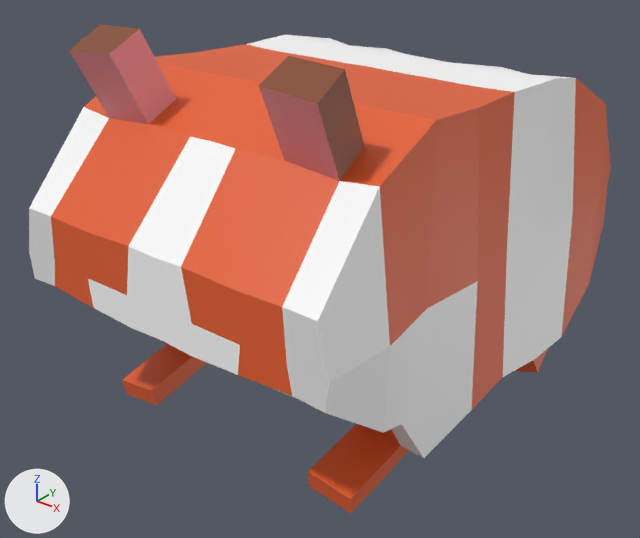
Renders of the FBX model 仕様書/モデル作成/モルモット/ボーンあり(アニメーションあり)/morumotto.fbx from each side of a commit.
Rendered twice from a 50 mm lens placed at (2.177, -3.023, 1.504), pointed at (-0.025, -0.27, -0.203). The axes (+X, +Y, +Z) are drawn at lower left. The lights are the same throughout. Where no turn or scale is listed for an object, it has been applied to the vertices.

The first picture shows 'モルモット'.
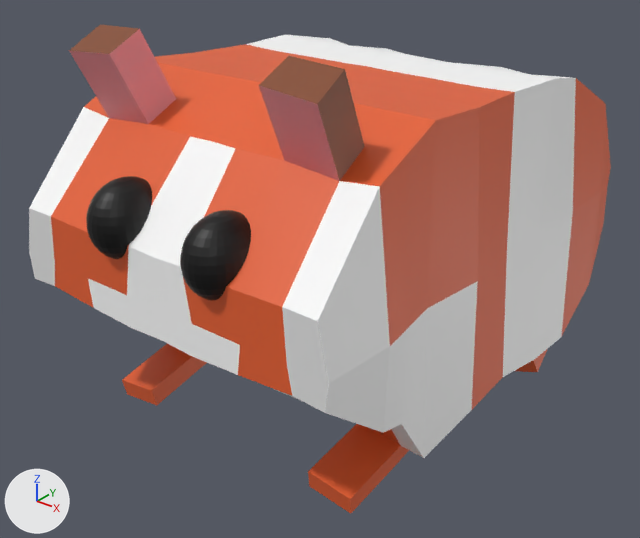
Pixel boxes (x1, y1, x2, y2) of what changed, in the pictures (640 x 538 px):
'左目', added (black): after (180, 210, 251, 300)
'右目', added (black): after (86, 176, 152, 259)

The edits, one by one:
Material 'eye_color' (mat_eye_color) is new.
Its base color is (0.0, 0.0, 0.0) (black #000000).
Mesh me_球_001 is new.
It has 329 vertices, 313 faces and spans x -0.115..0.117, y -0.161..0.134, z -0.191..0.112.
It uses material mat_eye_color (black #000000).
Object '左目' (ob_左目) is new; it shows me_球_001.
Its location is (0.252, -1.131, 0.296).
Object '右目' (ob_右目) is new; it shows a copy of me_球_001.
Its location is (-0.229, -1.131, 0.306).
